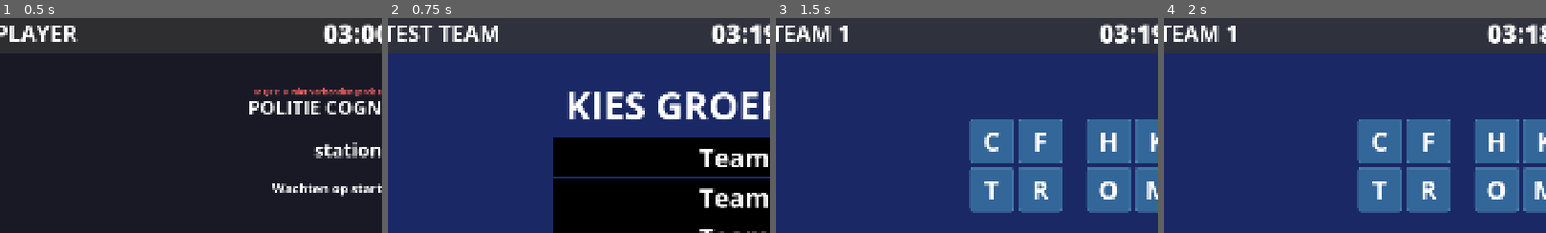
Above: before the commit, frames 1-4 (left to right).
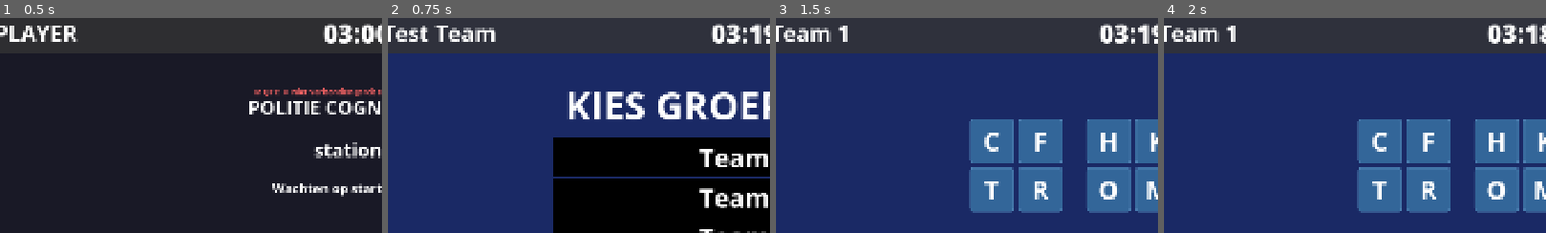
Above: after the commit, the same moments.

Repository: EscaperoomDesigner/erd-politie-station-a
Game: Godot game, scene res://main.tscn
The game is run twice, just before and just after one commit, with the same random seed, the same clock (stepped at 60 frames per second) and the same inputs.
Inputs:
- Up to frame 1 (0.5 s): no input
- Up to frame 2 (0.75 s): click "Start Game (Skip MQTT)" at 0.5 s
- Up to frame 3 (1.5 s): click "Team 1" at 1.25 s
- Up to frame 4 (2 s): no input
The pictures show only the part of the screen within x 3-53%, y 1-51%; the shares and areas given below are measured in that part.

Frame 1 is identical in both runs. In frame 2, 1.3% of the frame differs, in the area x 2-29%, y 3-12%; in frame 3, 0.7%; in frame 4, 0.7%.

Commit message:
fixed overlay caps

Diff:
--- a/global/overlay.gd
+++ b/global/overlay.gd
@@ -76,7 +76,7 @@
 
 func update_player_name(player_name: String):
 	"""Update the player name display"""
-	team_name_label.text = player_name.to_upper()
+	team_name_label.text = player_name
 
 
 func update_timer(time_seconds: float):
Not shown, changed: build/station-a.arm64
